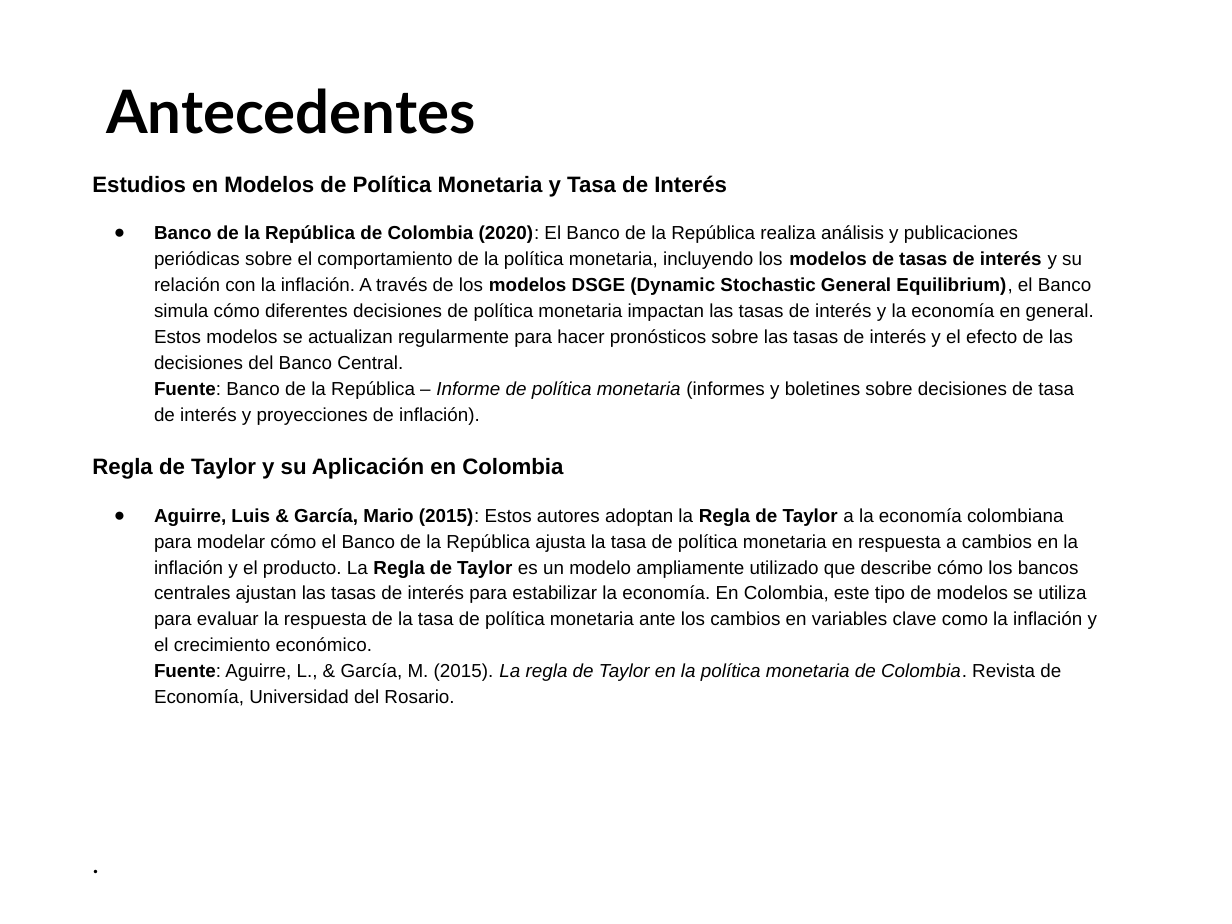
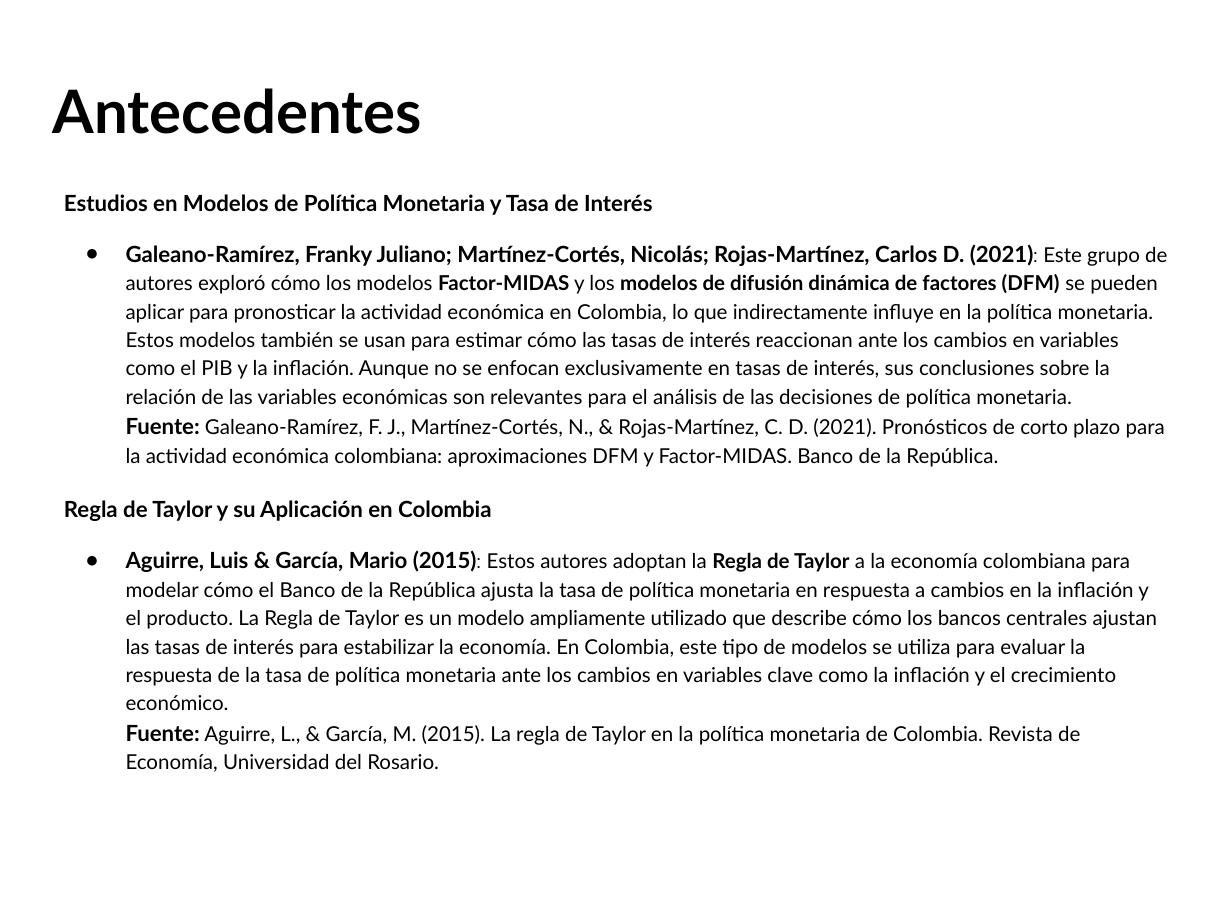
Before and after one commit to xRiemanMathx/MAD, a slide deck: slide 4 of TasaDeInteresSeries.pptx. Drawn at 1232x924 pixels with LibreOffice and Linux fonts; fonts in the diff are those of the drawing; background and template pictures are left out. Boxes give left, top, right and bottom in pixels: in the first picture for what was removed or moved away, otherwise in the second. Text is boxed around its words. In the diff, an @@ line names an element or a change of style, - is before the commit and + after.

```diff
--- a/TasaDeInteresSeries.pptx
+++ b/TasaDeInteresSeries.pptx
@@ title "Antecedentes": place and size @@
-title "Antecedentes" at <box>106,88,475,134</box>
+title "Antecedentes" at <box>53,88,422,134</box>
@@ text at <box>64,194,1157,772</box>: font Arial to Lato in "Estudios en Modelos de Política Monetaria y ...", "Regla de Taylor y su Aplicación en ...", "Aguirre, Luis & García, Mario (2015): Estos ..."; size 11 to 13 pt in "Aguirre, Luis & García, Mario (2015): Fuente:"; size 11 to 12 pt in "Estos autores adoptan la Regla de Taylor ..."; bold off in "Regla de Taylor"; bold on in "Fuente:"; italic off in "La regla de Taylor en la política ..." @@
@@ text "Estudios en Modelos de Política ...": place and size @@
-text "Estudios en Modelos de Política ..." at <box>92,175,1097,706</box>
+text "Estudios en Modelos de Política ..." at <box>64,194,1167,772</box>
@@ text at <box>126,244,1167,467</box>: text changed; size 11 to 12 pt; font Arial to Lato @@
-● Banco de la República de Colombia (2020): El Banco de la República realiza análisis y publicaciones periódicas sobre el comportamiento de la política monetaria, incluyendo los modelos de tasas de interés y su relación con la inflación. A través de los modelos DSGE (Dynamic Stochastic General Equilibrium), el Banco simula cómo diferentes decisiones de política monetaria impactan las tasas de interés y la economía en general. Estos modelos se actualizan regularmente para hacer pronósticos sobre las tasas de interés y el efecto de las decisiones del Banco Central.
-  Fuente: Banco de la República – Informe de política monetaria (informes y boletines sobre decisiones de tasa de interés y proyecciones de inflación).
+● Galeano-Ramírez, Franky Juliano; Martínez-Cortés, Nicolás; Rojas-Martínez, Carlos D. (2021): Este grupo de autores exploró cómo los modelos Factor-MIDAS y los modelos de difusión dinámica de factores (DFM) se pueden aplicar para pronosticar la actividad económica en Colombia, lo que indirectamente influye en la política monetaria. Estos modelos también se usan para estimar cómo las tasas de interés reaccionan ante los cambios en variables como el PIB y la inflación. Aunque no se enfocan exclusivamente en tasas de interés, sus conclusiones sobre la relación de las variables económicas son relevantes para el análisis de las decisiones de política monetaria.
+  Fuente: Galeano-Ramírez, F. J., Martínez-Cortés, N., & Rojas-Martínez, C. D. (2021). Pronósticos de corto plazo para la actividad económica colombiana: aproximaciones DFM y Factor-MIDAS. Banco de la República.
```
Also in this commit, not shown: 1 slide added, 1 slide removed.
